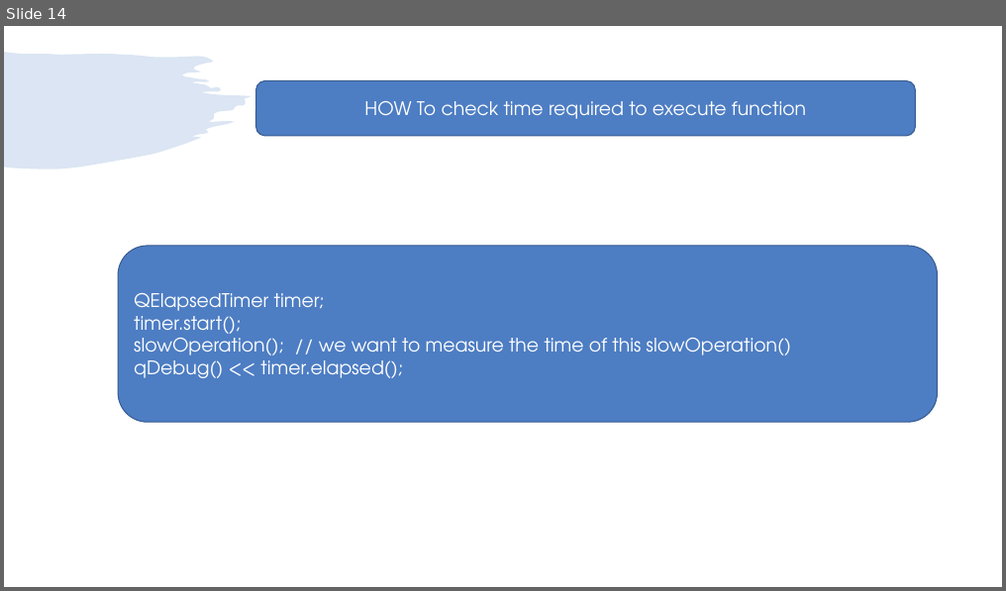
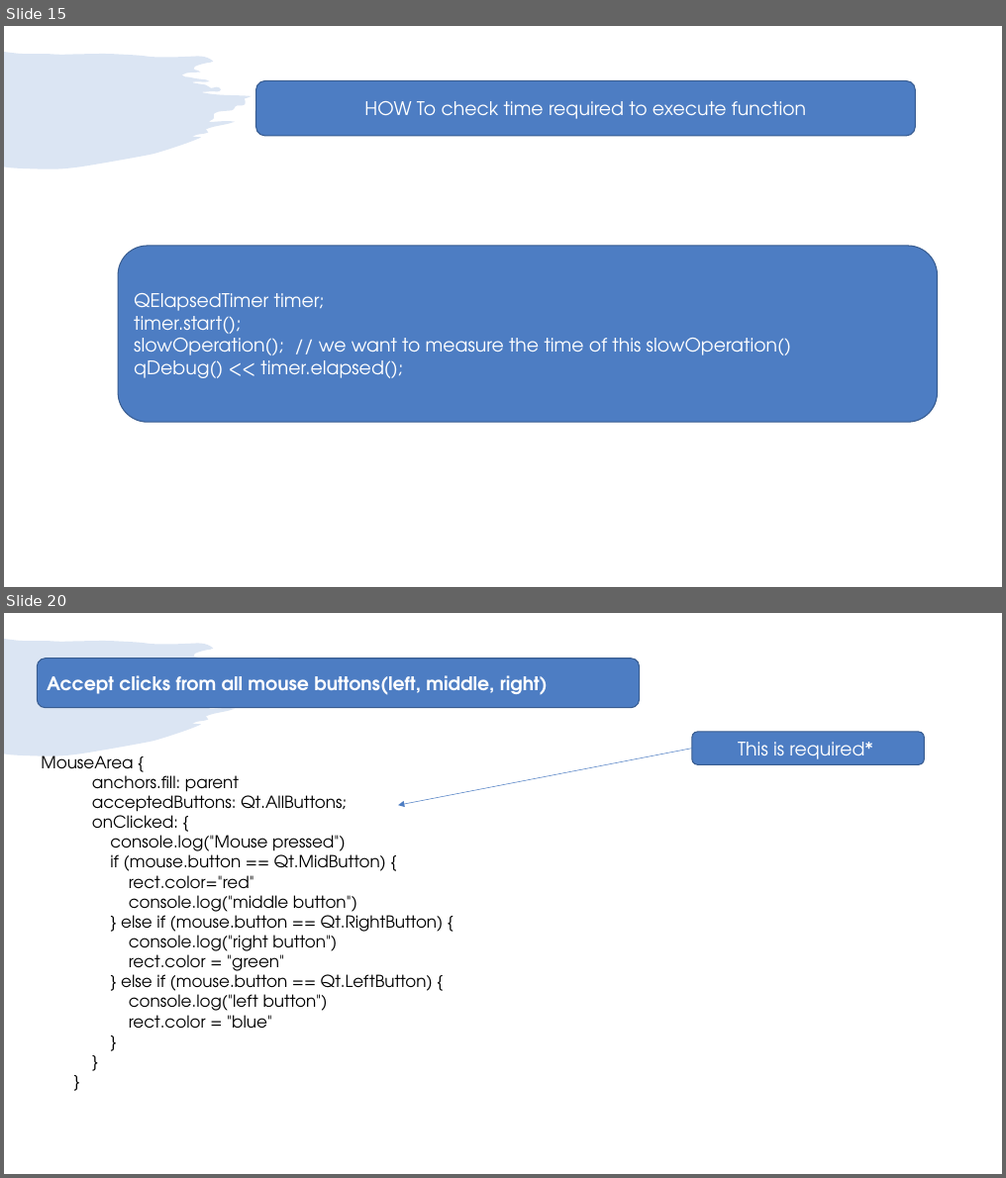
Before and after one commit to girishlande/QtProjects, a slide deck: learnings.pptx. Shown one above the other, each under a label of ours: slide 14 before the commit, slides 15 and 20 after it; the slides between them are not shown. The pictures are 1006x591 and 1006x1178 pixels, drawn with LibreOffice and Linux fonts; fonts in the diff are those of the drawing. Boxes give left, top, right and bottom in pixels: in the first picture for what was removed or moved away, otherwise in the second. Text is boxed around its words. In the diff, an @@ line names an element or a change of style, - is before the commit and + after.

```diff
--- a/learnings.pptx
+++ b/learnings.pptx
@@ slide 20 added at (x1=4, y1=613, x2=1002, y2=1174), background #FFFFFF; not listed: 1 template element that a slide beside it also shows @@
@@ rounded rectangle added at (x1=37, y1=659, x2=640, y2=708), fill #4D7DC3, outline #395C90 1 pt, 18 pt, text #FFFFFF, bold @@
+Accept clicks from all mouse buttons(left, middle, right)
@@ text added at (x1=41, y1=756, x2=444, y2=1029), 16 pt, text #000000 @@
+MouseArea {
+anchors.fill: parent
+acceptedButtons: Qt.AllButtons;
+onClicked: {
+console.log("Mouse pressed")
+if (mouse.button == Qt.MidButton) {
+rect.color="red"
+console.log("middle button")
+} else if (mouse.button == Qt.RightButton) {
+console.log("right button")
+rect.color = "green"
+} else if (mouse.button == Qt.LeftButton) {
+console.log("left button")
+rect.color = "blue"
+}
+}
+}
@@ arrow added from (692, 749) to (399, 805), #4D7DC3 0.5 pt @@
@@ rounded rectangle added at (x1=692, y1=732, x2=924, y2=765), fill #4D7DC3, outline #395C90 1 pt, 18 pt, text #FFFFFF @@
+This is required*
@@ what was slide 14 is now slide 15 @@
```
Also in this commit, not shown: 10 slides changed, 15 other slides added.
